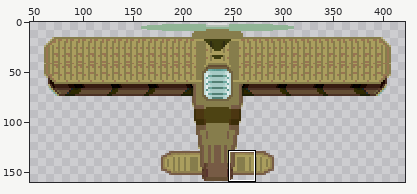
Sprite sheet: assets/sprites/obstacle.png. The picture above shows the old version from afar; the outline marks the close-up.
Close-up. The starting point:
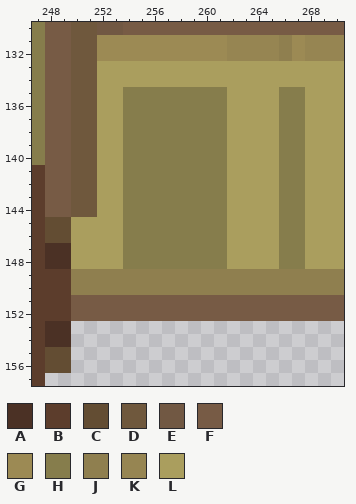
The file is 450x160 pixels. Colours within 5 levels of each other are drawn and written as one. Shown: x 247..270, y 130..157. The wide view leaves out empty margins. The commit also changed other parts of the picture, which this record leaves out.
Palette (. is transparent): A #4b3125  B #5c3d2c  C #634d33  D #6f583d  E #715843  F #775b45  G #9c8a54  H #867d4c  J #8f7f4f  K #968552  L #aa9e5e
Pixels before, first column x 247:
130 HFFDDEEFFFFFFFFFFFFFFFFF
131 HFFDDGGGGGGGGGGKKKKJGKKK
132 HFFDDGGGGGGGGGGKKKKJGKKK
133 HFFDDLLLLLLLLLLLLLLLLLLL
134 HFFDDLLLLLLLLLLLLLLLLLLL
135 HFFDDLLHHHHHHHHLLLLHHLLL
136 HFFDDLLHHHHHHHHLLLLHHLLL
137 HFFDDLLHHHHHHHHLLLLHHLLL
138 HFFDDLLHHHHHHHHLLLLHHLLL
139 HFFDDLLHHHHHHHHLLLLHHLLL
140 HFFDDLLHHHHHHHHLLLLHHLLL
141 BFFDDLLHHHHHHHHLLLLHHLLL
142 BFFDDLLHHHHHHHHLLLLHHLLL
143 BFFDDLLHHHHHHHHLLLLHHLLL
144 BFFDDLLHHHHHHHHLLLLHHLLL
145 BCCLLLLHHHHHHHHLLLLHHLLL
146 BCCLLLLHHHHHHHHLLLLHHLLL
147 BAALLLLHHHHHHHHLLLLHHLLL
148 BAALLLLHHHHHHHHLLLLHHLLL
149 BBBJJJJJJJJJJJJJJJJJJJJJ
150 BBBJJJJJJJJJJJJJJJJJJJJJ
151 BBBFFFFFFFFFFFFFFFFFFFFF
152 BBBFFFFFFFFFFFFFFFFFFFFF
153 BAA.....................
154 BAA.....................
155 BCC.....................
156 BCC.....................
157 B.......................
The result:
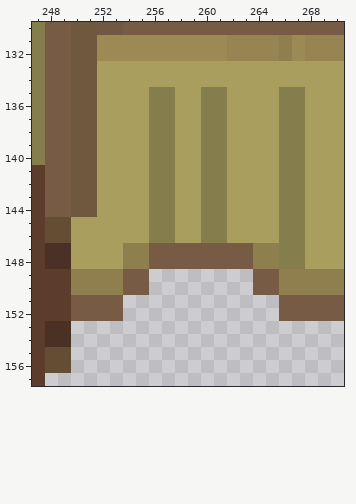
Changes in this commit:
Colour H becomes colour F in rows 147 to 148 at x 256 to 261.
Colour J becomes colour F in rows 149 to 150 at x 254 to 255 and 264 to 265.
Colour L becomes colour F in rows 147 to 148 at x 262 to 263.
Colour H becomes colour J in rows 147 to 148 at x 254 to 255.
Colour L becomes colour J in rows 147 to 148 at x 264 to 265.
Colour H becomes colour L in rows 135 to 146 at x 254 to 255 and 258 to 259.
The author cleared colour F in rows 151 to 152 at x 254 to 265.
The author cleared colour J in rows 149 to 150 at x 256 to 263.
Boxes around the changes in both close-ups, in picture pixels (x1, y1, x2, y2):
changed: (123, 87, 279, 321)
